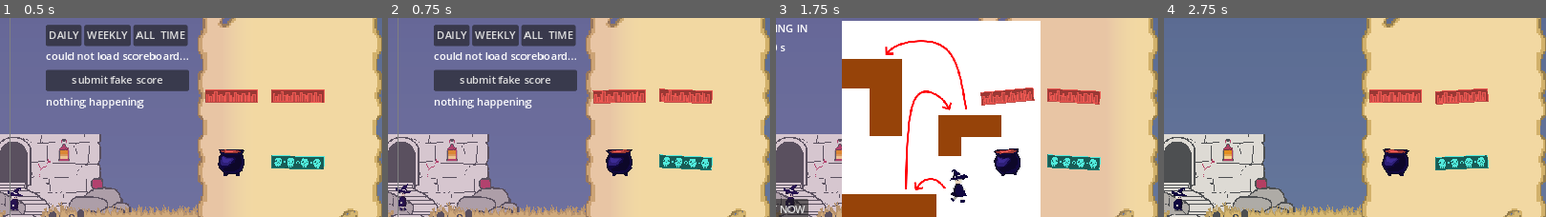
Above: before the commit, frames 1-4 (left to right).
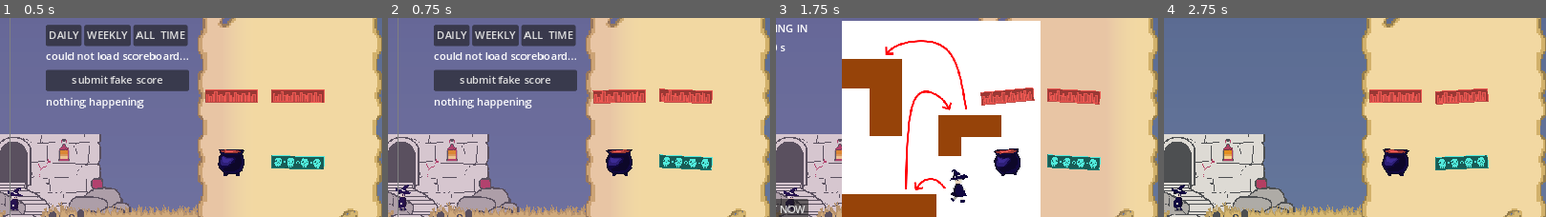
Above: after the commit, the same moments.

Repository: dicemaster5/Summon2Scale
Game: Godot game, scene res://scenes/main.tscn
The game is run twice, just before and just after one commit, with the same random seed, the same clock (stepped at 60 frames per second) and the same inputs. The engine's default icon, where the game draws it, is replaced by a stand-in: a white triangle on a blue panel in a dark square.
Inputs (mouse positions are % of the whole screen's width and height, from its top left):
- Up to frame 1 (0.5 s): no input
- Up to frame 2 (0.75 s): drag from (87, 55) to (25, 66) at 0.52 s
- Up to frame 3 (1.75 s): click "CLIMB!" at 1.25 s
- Up to frame 4 (2.75 s): click "START NOW" at 2 s
The pictures show only the part of the screen within x 48-98%, y 18-68%; the shares and areas given below are measured in that part.

Frame 1 is identical in both runs. In frame 2, less than 0.1% of the frame differs, in the area x 2-6%, y 83-96%; in frame 3, 0.2%; in frame 4, 0.2%, in the area x 2-6%, y 83-97%.

Commit message:
Player can now crouch

Diff:
--- a/scenes/player.tscn
+++ b/scenes/player.tscn
@@ -1,8 +1,9 @@
-[gd_scene load_steps=35 format=3 uid="uid://k3xhnojhg2vg"]
+[gd_scene load_steps=37 format=3 uid="uid://k3xhnojhg2vg"]
 
 [ext_resource type="Script" path="res://systems/player.gd" id="1_ydmqw"]
 [ext_resource type="Texture2D" uid="uid://dqs1ils1l7u2u" path="res://assets/wizard_witch/main_character.png" id="2_wjbyj"]
 [ext_resource type="Texture2D" uid="uid://c3qsrayr1q4id" path="res://assets/wizard_witch/main_character_fall.png" id="3_j66ea"]
+[ext_resource type="Texture2D" uid="uid://ke5060ogiq5i" path="res://assets/wizard_witch/main_character_crouch.png" id="3_kvsor"]
 [ext_resource type="Texture2D" uid="uid://c4wp3aufi0dop" path="res://assets/wizard_witch/main_character_run.png" id="3_movwh"]
 [ext_resource type="Texture2D" uid="uid://cpnwjmaqevlqs" path="res://assets/wizard_witch/main_character_walk.png" id="4_akljy"]
 [ext_resource type="Texture2D" uid="uid://bdyr1ey6vev5y" path="res://assets/wizard_witch/main_character_jump.png" id="4_m2pk6"]
@@ -33,6 +34,10 @@
 atlas = ExtResource("2_wjbyj")
 region = Rect2(64, 128, 64, 64)
 
+[sub_resource type="AtlasTexture" id="AtlasTexture_dqwj0"]
+atlas = ExtResource("3_kvsor")
+region = Rect2(0, 64, 64, 64)
+
 [sub_resource type="AtlasTexture" id="AtlasTexture_48xtg"]
 atlas = ExtResource("3_j66ea")
 region = Rect2(128, 0, 64, 64)
@@ -136,6 +141,14 @@
 }],
 "loop": true,
 "name": &"Idle",
+"speed": 5.0
+}, {
+"frames": [{
+"duration": 2.0,
+"texture": SubResource("AtlasTexture_dqwj0")
+}],
+"loop": true,
+"name": &"crouch",
 "speed": 5.0
 }, {
 "frames": [{
@@ -234,9 +247,8 @@
 [node name="AnimatedSprite2D" type="AnimatedSprite2D" parent="."]
 position = Vector2(0, -5)
 sprite_frames = SubResource("SpriteFrames_vku5n")
-animation = &"Idle"
+animation = &"crouch"
 autoplay = "Idle"
-frame_progress = 0.335515
 
 [node name="CoyoteTimer" type="Timer" parent="."]
 wait_time = 5.0
--- a/systems/player.gd
+++ b/systems/player.gd
@@ -14,6 +14,7 @@
 var move_speed: float
 var jumped: bool
 var can_jump: bool
+var can_move: bool = true
 var jump_force: float
 var holding_jump: bool
 
@@ -48,9 +49,15 @@
 	# Get the input direction and handle the movement/deceleration.
 	var direction := Input.get_axis("move_left", "move_right")
 
+	# Player crouch!
+	if is_on_floor() && Input.is_action_pressed("move_down"):
+		animator.play("crouch")
+		return
+
+	# movement and stuff
 	if is_on_floor():
 		jumped = false
-		if direction != 0:
+		if direction != 0 && can_move:
 			if Input.is_action_pressed("run"):
 				move_speed = run_speed
 				animator.play("run")
